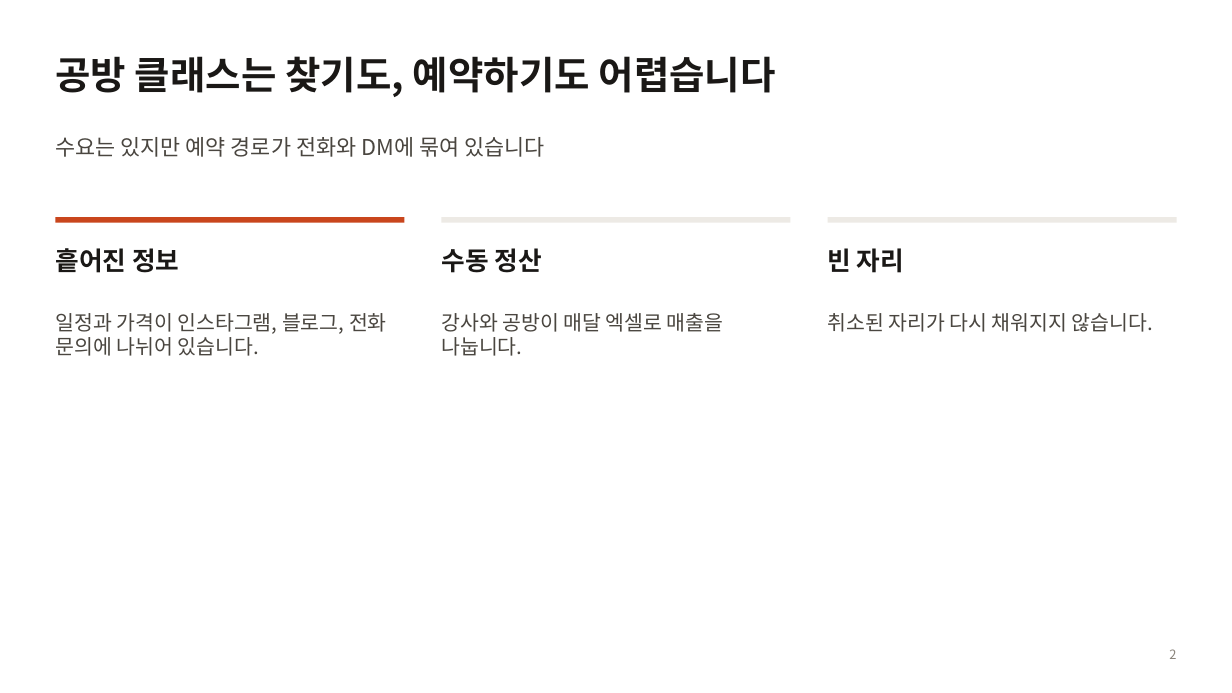
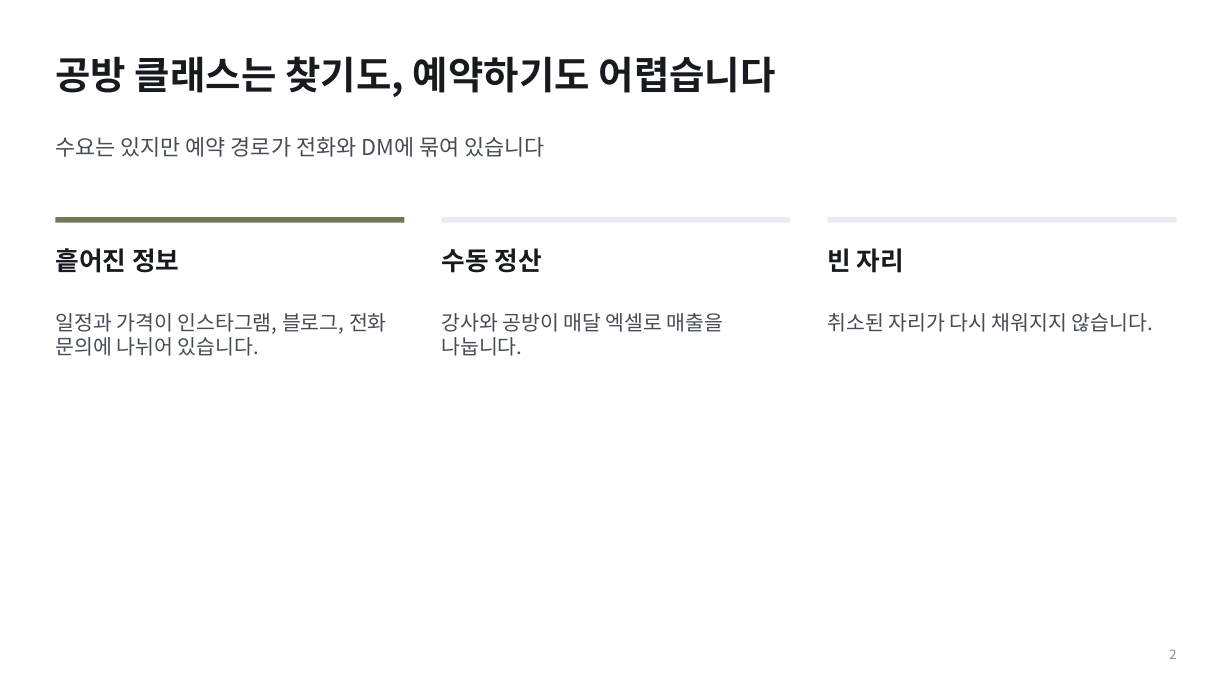
Before and after one commit to pck9880-sys/claude-design, a slide deck: slide 2 of output/ir-sample/deck.pptx. Drawn at 1232x693 pixels with LibreOffice and Linux fonts; fonts in the diff are those of the drawing. Boxes give left, top, right and bottom in pixels: in the first picture for what was removed or moved away, otherwise in the second. Text is boxed around its words. In the diff, an @@ line names an element or a change of style, - is before the commit and + after.

```diff
--- a/output/ir-sample/deck.pptx
+++ b/output/ir-sample/deck.pptx
@@ rectangle at [55,217,405,223]: fill #C9461D to #737756 @@
@@ text colour #4A4640 to #454C56 in 4 elements at [55,137,544,157], [55,313,387,356], [441,313,724,356], [828,313,1153,332] @@
@@ text "2" at [1169,649,1176,659]: text colour #8A847B to #848C97 @@
```
Also in this commit, not shown: 8 other slides changed, 16 other files.
